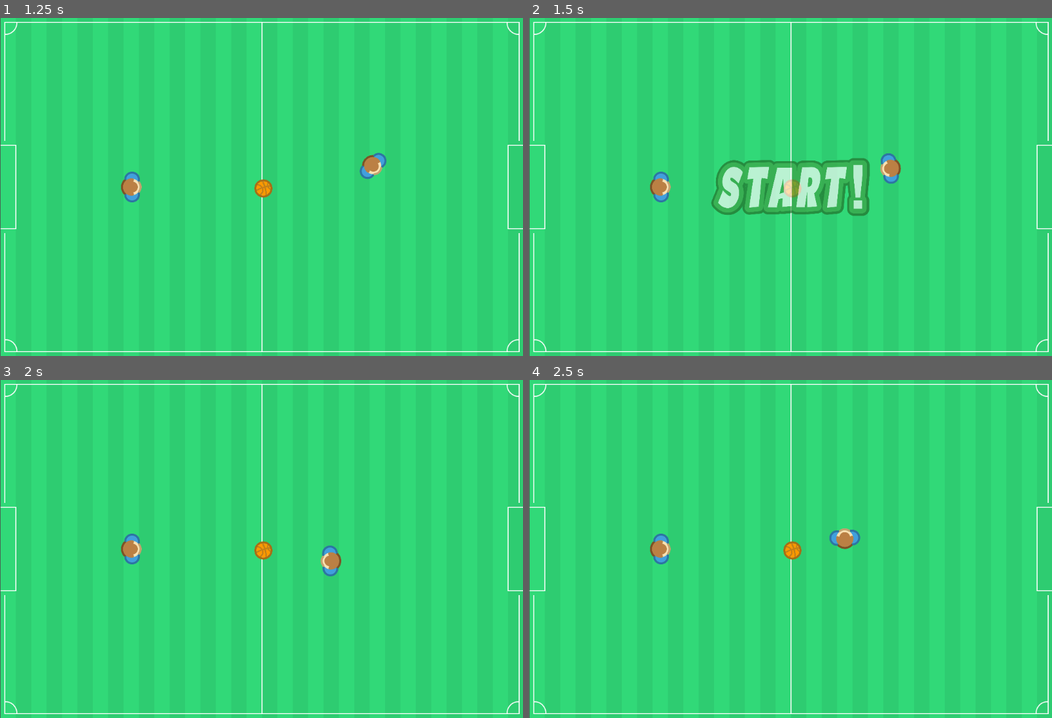
Above: before the commit, frames 1-4 (two rows, left to right).
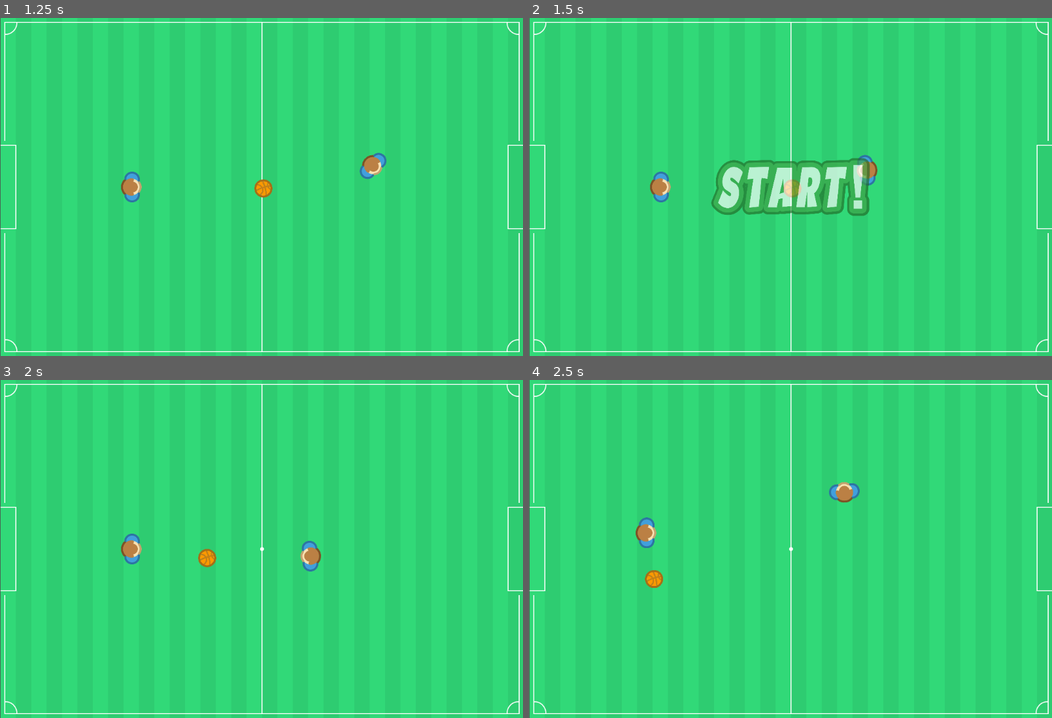
Above: after the commit, the same moments.

Repository: TheVulcoreTeam/SoccerFight
Game: Godot game, scene res://Game/Game.tscn
The game is run twice, just before and just after one commit, with the same random seed, the same clock (stepped at 60 frames per second) and the same inputs. This scene is started directly instead of the project's main scene.
Inputs (mouse positions are in pixels of both pictures, inside the frame that each line leads up to):
- Up to frame 1 (1.25 s): move the mouse to (376, 170) at 0.52 s; press the mouse at (376, 170) at 0.53 s
- Up to frame 2 (1.5 s): move the mouse to (685, 203) at 1.27 s; release the mouse at (685, 203) at 1.28 s; click (685, 203) at 1.35 s
- Up to frame 3 (2 s): no input
- Up to frame 4 (2.5 s): move the mouse to (842, 474) at 2.02 s; press the mouse at (842, 474) at 2.03 s

Frame 1 is identical in both runs. In frame 2, 0.5% of the frame differs, in the area x 62-72%, y 40-50%; in frame 3, 0.9%; in frame 4, 1.4%, in the area x 20-64%, y 30-62%.

Commit message:
Synchronization sending other position also

Diff:
--- a/Autoloads/Events.gd
+++ b/Autoloads/Events.gd
@@ -48,6 +48,10 @@
 				"velocity" : [data[3]["velocity"].x, data[3]["velocity"].y],
 				"position" : [data[3]["position"].x, data[3]["position"].y],
 			},
+			"other_player" : {
+				"velocity" : [data[4]["velocity"].x, data[4]["velocity"].y],
+				"position" : [data[4]["position"].x, data[4]["position"].y],
+			},
 		}
 	}
 	if ClientManager.is_client_connected():
@@ -56,9 +60,5 @@
 """RECEIVER"""
 func _on_second_player_impulse_event(data):
 	Main.player2.remote_data = data
-#	Main.Player2.remote_impulse.x = int(data["impulse"][0])
-#	Main.player2.remote_impulse.y = int(data["impulse"][1])
-#	Main.player2.remote_player_position.x = int(data["position"][0])
-#	Main.player2.remote_player_position.y = int(data["position"][1])
-#	Main.player2.mouse_position.x = int(data["mouse"][0])
-#	Main.player2.mouse_position.y = int(data["mouse"][1])
+	Main.player1.sync_data = data["other_player"]
+	Main.ball.remote_data = data["ball"]
--- a/Game/Actors/Ball/Ball.gd
+++ b/Game/Actors/Ball/Ball.gd
@@ -14,9 +14,11 @@
 func _on_Anim_animation_finished(anim_name):
 	Events.emit_signal("respawn_ball")
 	queue_free()
+
 func _integrate_forces(state):
 	current_position = state.get_transform().origin
 	current_linear_velocity = state.get_linear_velocity()
+
 	if remote_data != null :
 		var t = Transform2D()
 		t.origin.x = int(remote_data["position"][0])
--- a/Game/Actors/Ball/Ball.tscn
+++ b/Game/Actors/Ball/Ball.tscn
@@ -21,10 +21,10 @@
 [ext_resource path="res://Game/Actors/Ball/ball_basket2.png" type="Texture" id=19]
 [ext_resource path="res://Game/Actors/Ball/Ball.gd" type="Script" id=20]
 
-[sub_resource type="PhysicsMaterial" id=4]
-bounce = 0.36
+[sub_resource type="PhysicsMaterial" id=1]
+bounce = 1.0
 
-[sub_resource type="SpriteFrames" id=1]
+[sub_resource type="SpriteFrames" id=2]
 animations = [ {
 "frames": [ ExtResource( 17 ), ExtResource( 19 ), ExtResource( 3 ), ExtResource( 5 ), ExtResource( 13 ), ExtResource( 1 …(246 unchanged characters)…
 "loop": true,
@@ -32,11 +32,10 @@
 "speed": 5.0
 } ]
 
-[sub_resource type="CircleShape2D" id=2]
+[sub_resource type="CircleShape2D" id=3]
 radius = 18.7813
 
-[sub_resource type="Animation" id=3]
-resource_name = "Dead"
+[sub_resource type="Animation" id=4]
 length = 0.6
 tracks/0/type = "value"
 tracks/0/path = NodePath("Sprite:scale")
@@ -66,18 +65,18 @@
 [node name="Ball" type="RigidBody2D"]
 collision_layer = 3
 collision_mask = 3
-physics_material_override = SubResource( 4 )
+physics_material_override = SubResource( 1 )
 script = ExtResource( 20 )
 
 [node name="Sprite" type="AnimatedSprite" parent="."]
 scale = Vector2( 0.4, 0.4 )
-frames = SubResource( 1 )
+frames = SubResource( 2 )
 animation = "Ball"
 
 [node name="Collision" type="CollisionShape2D" parent="."]
-shape = SubResource( 2 )
+shape = SubResource( 3 )
 
 [node name="Anim" type="AnimationPlayer" parent="."]
-anims/Dead = SubResource( 3 )
+anims/Dead = SubResource( 4 )
 
 [connection signal="animation_finished" from="Anim" to="." method="_on_Anim_animation_finished"]
--- a/Game/Actors/Player/Player.gd
+++ b/Game/Actors/Player/Player.gd
@@ -1,18 +1,24 @@
 extends RigidBody2D
 
 
-const MAX_IMPULSE = 70
+const MAX_IMPULSE = 300
 
 var impulse = Vector2.ZERO
 var mouse_position = Vector2.ZERO
 var current_position = Vector2.ZERO
 var remote_impulse = Vector2.ZERO
 var remote_mouse_position = Vector2.ZERO
-
 var remote_data = null
 var remote_user = false
+var other_player = {
+	"velocity": Vector2.ZERO,
+	"position": Vector2.ZERO,
+}
 
 var triger = false
+var sync_data = null
+var sync_position =  Transform2D()
+var sync_velocity =  Vector2(200, 200)
 
 func _physics_process(delta):
 	if !remote_user:
@@ -20,10 +26,24 @@
 
 """LOOP"""
 func _integrate_forces(state):
-	if remote_data != null && remote_user:
-#		print(remote_data)
+	if remote_data != null:
 		process_remote_data(state) #1
 		remote_data = null #2
+
+	other_player = {
+		"velocity": state.get_linear_velocity(),
+		"position": state.get_transform().origin,
+	}
+
+	if sync_data != null:
+		print(sync_data)
+		sync_position.origin.x = int(sync_data["position"][0])
+		sync_position.origin.y = int(sync_data["position"][1])
+		state.set_transform(sync_position)
+		sync_velocity.x = int(sync_data["velocity"][0])
+		sync_velocity.y = int(sync_data["velocity"][1])
+		state.set_linear_velocity(sync_velocity)
+		sync_data = null
 
 	if triger:
 		current_position = state.get_transform().origin
@@ -37,7 +57,8 @@
 			impulse,
 			current_position,
 			mouse_position,
-			ball_data
+			ball_data,
+			Main.player2.other_player
 		])
 
 		state.set_linear_velocity(Vector2.ZERO)
@@ -64,7 +85,10 @@
 	remote_mouse_position.y = int(remote_data["mouse"][1])
 	$Sprite.look_at(remote_mouse_position)
 
-	Main.ball.remote_data = remote_data["ball"]
+
+
+
+
 
 
 func _input(event):
--- a/UI/RegisterUI.tscn
+++ b/UI/RegisterUI.tscn
@@ -36,14 +36,20 @@
 }
 
 [node name="VBox" type="VBoxContainer" parent="Background"]
-anchor_right = 1.0
-anchor_bottom = 1.0
+anchor_left = 0.5
+anchor_top = 0.5
+anchor_right = 0.5
+anchor_bottom = 0.5
+margin_left = -168.0
+margin_top = -78.5
+margin_right = 168.0
+margin_bottom = 78.5
 __meta__ = {
 "_edit_use_anchors_": false
 }
 
 [node name="Title" type="Label" parent="Background/VBox"]
-margin_right = 400.0
+margin_right = 336.0
 margin_bottom = 14.0
 text = "Your Nick"
 align = 1
@@ -51,12 +57,12 @@
 
 [node name="YourNick" type="LineEdit" parent="Background/VBox"]
 margin_top = 18.0
-margin_right = 400.0
+margin_right = 336.0
 margin_bottom = 42.0
 
 [node name="HBox" type="HBoxContainer" parent="Background/VBox"]
 margin_top = 46.0
-margin_right = 400.0
+margin_right = 336.0
 margin_bottom = 66.0
 
 [node name="SinglePlayer" type="Button" parent="Background/VBox/HBox"]
@@ -67,7 +73,7 @@
 text = "Single Player"
 
 [node name="Multiplayer" type="Button" parent="Background/VBox/HBox"]
-margin_right = 400.0
+margin_right = 336.0
 margin_bottom = 20.0
 size_flags_horizontal = 3
 text = "Multiplayer"
